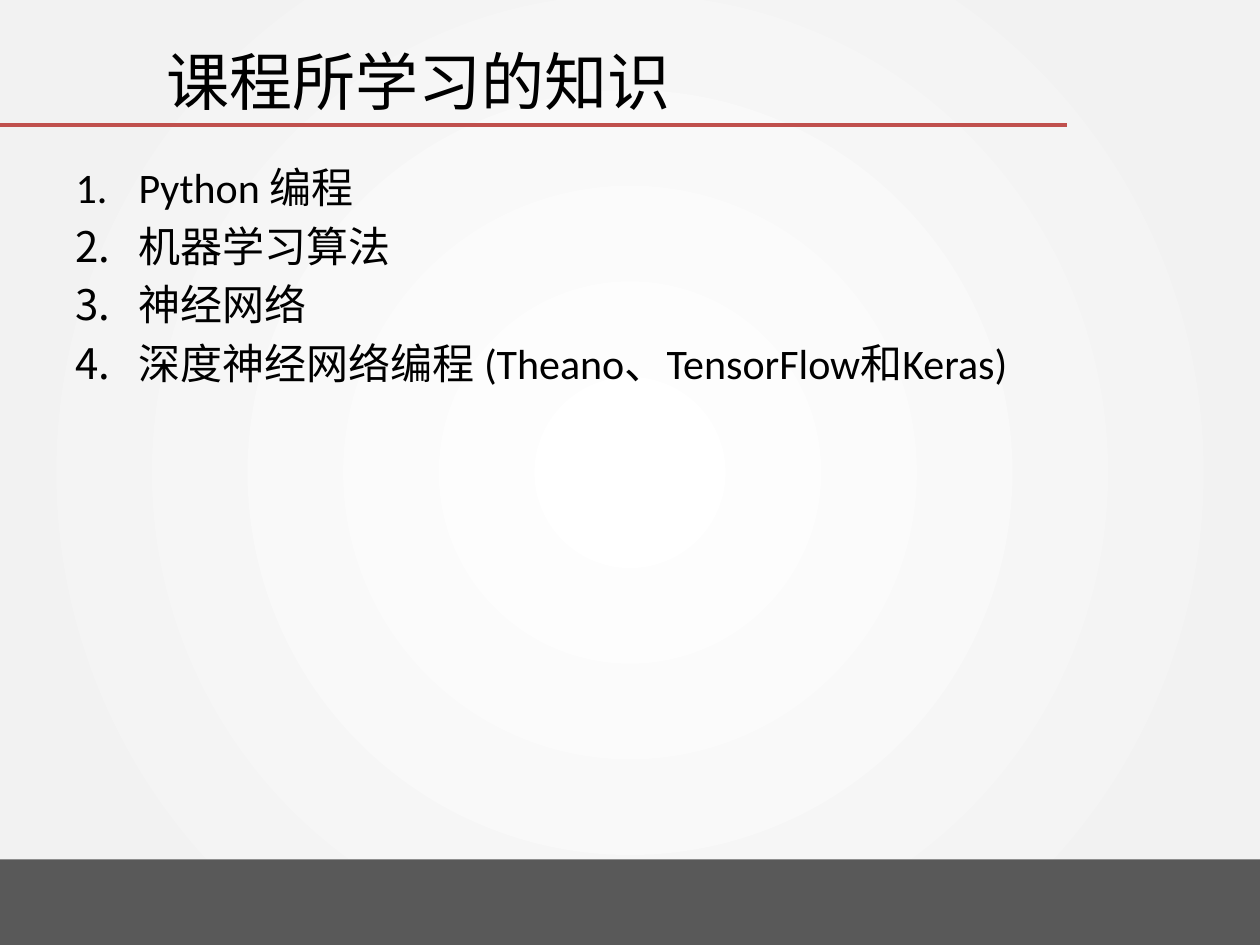
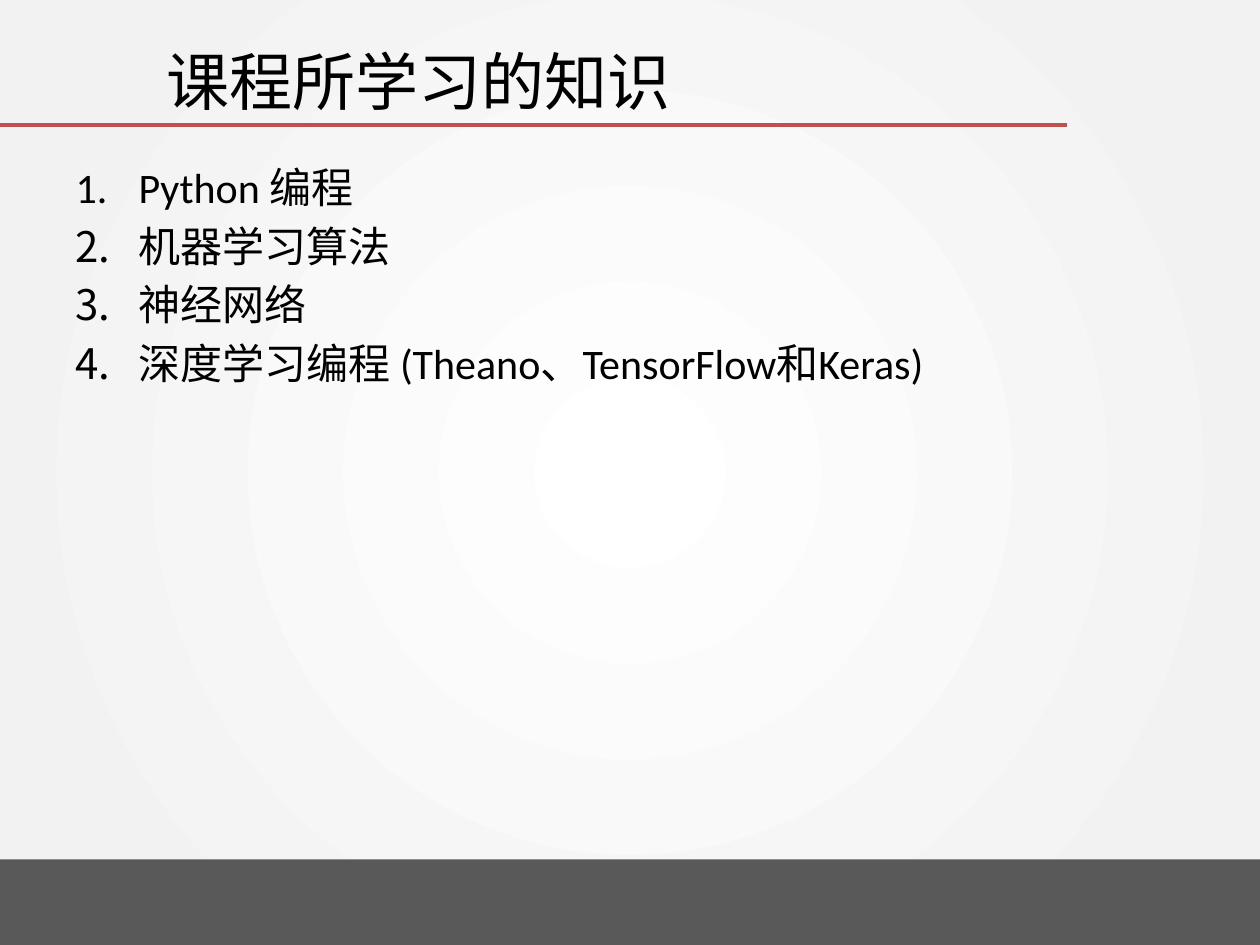
Before and after one commit to DavidPeng11/Artificial_Intelligence_2018, a slide deck: slide 4 of chapter 01 - Linear regression with one variable/Aritificial_Intelligence.pptx. Drawn at 1260x945 pixels with LibreOffice and Linux fonts; fonts in the diff are those of the drawing; background and template pictures are left out. Boxes give left, top, right and bottom in pixels: in the first picture for what was removed or moved away, otherwise in the second. Text is boxed around its words. In the diff, an @@ line names an element or a change of style, - is before the commit and + after.

```diff
--- a/chapter 01 - Linear regression with one variable/Aritificial_Intelligence.pptx
+++ b/chapter 01 - Linear regression with one variable/Aritificial_Intelligence.pptx
@@ text at <box>139,343,923,385</box>: text changed @@
-4. 深度神经网络编程 (Theano、TensorFlow和Keras)
+4. 深度学习编程 (Theano、TensorFlow和Keras)
```
Also in this commit, not shown: 3 other slides changed, 1 slide added, 2 other files.
